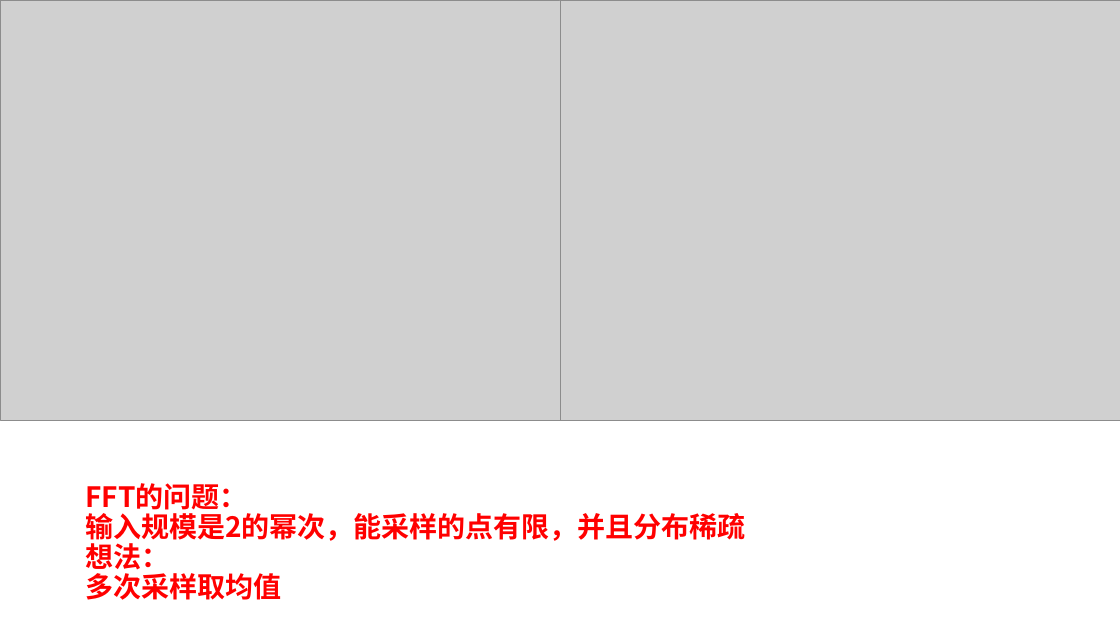
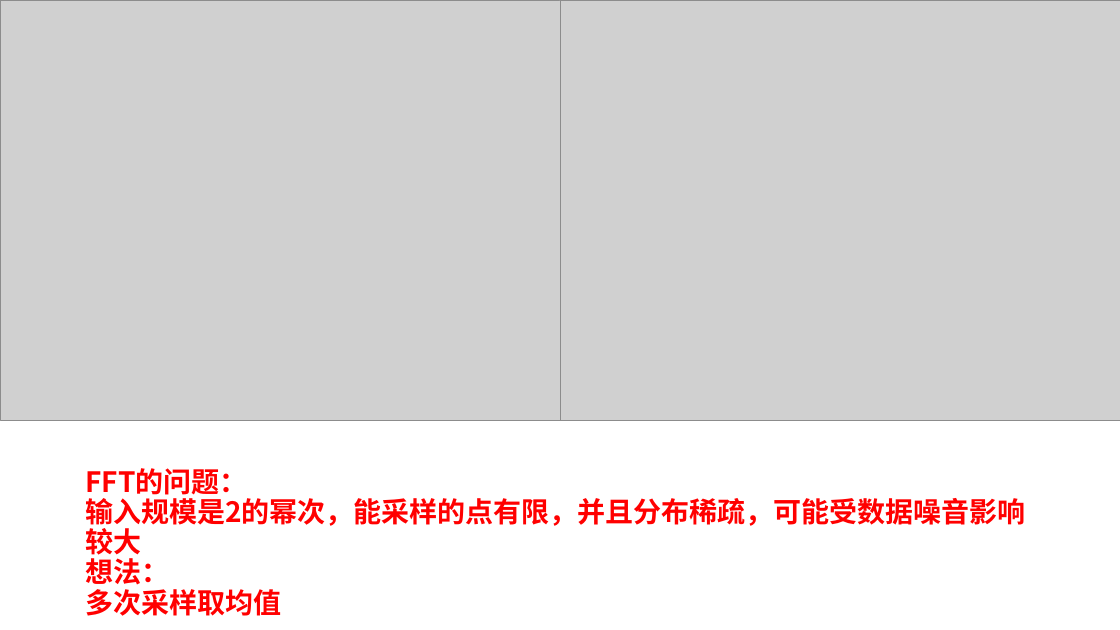
Before and after one commit to AE-26710/Time-Prediction, a slide deck: slide 48 of R5.pptx (slide 46 before the commit). Drawn at 1120x630 pixels with LibreOffice and Linux fonts; fonts in the diff are those of the drawing; grey boxes stand for pictures. Boxes give left, top, right and bottom in pixels: in the first picture for what was removed or moved away, otherwise in the second. Text is boxed around its words. In the diff, an @@ line names an element or a change of style, - is before the commit and + after.

```diff
--- a/R5.pptx
+++ b/R5.pptx
@@ title at (85, 468, 1026, 616): text changed @@
-FFT的问题：
-输入规模是2的幂次，能采样的点有限，并且分布稀疏
-想法：
-多次采样取均值
+FFT的问题：
+输入规模是2的幂次，能采样的点有限，并且分布稀疏，可能受数据噪音影响较大
+想法：
+多次采样取均值
```
Also in this commit, not shown: 5 other slides changed, 3 slides added, 1 slide removed, 14 other files.
